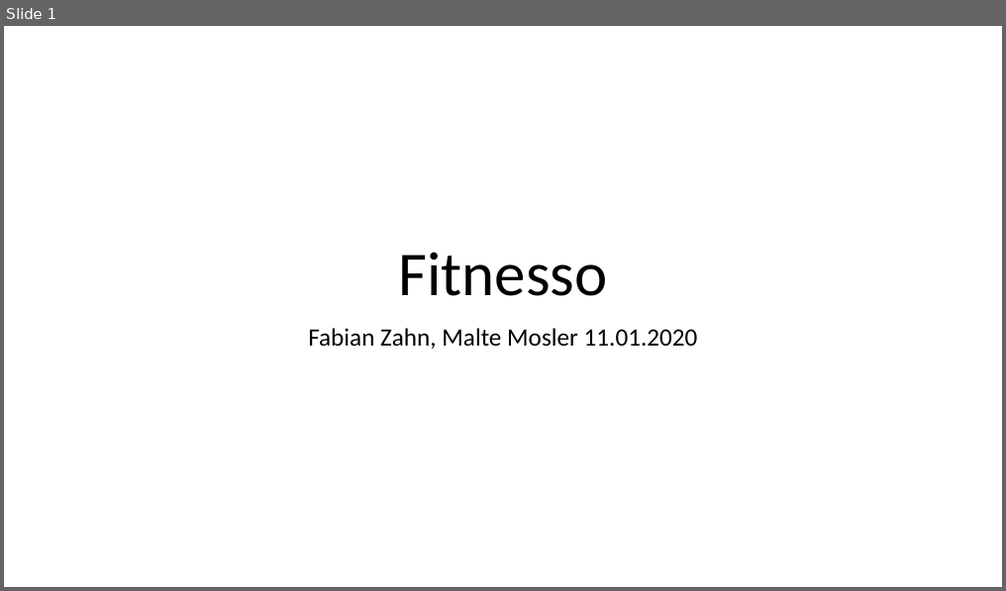
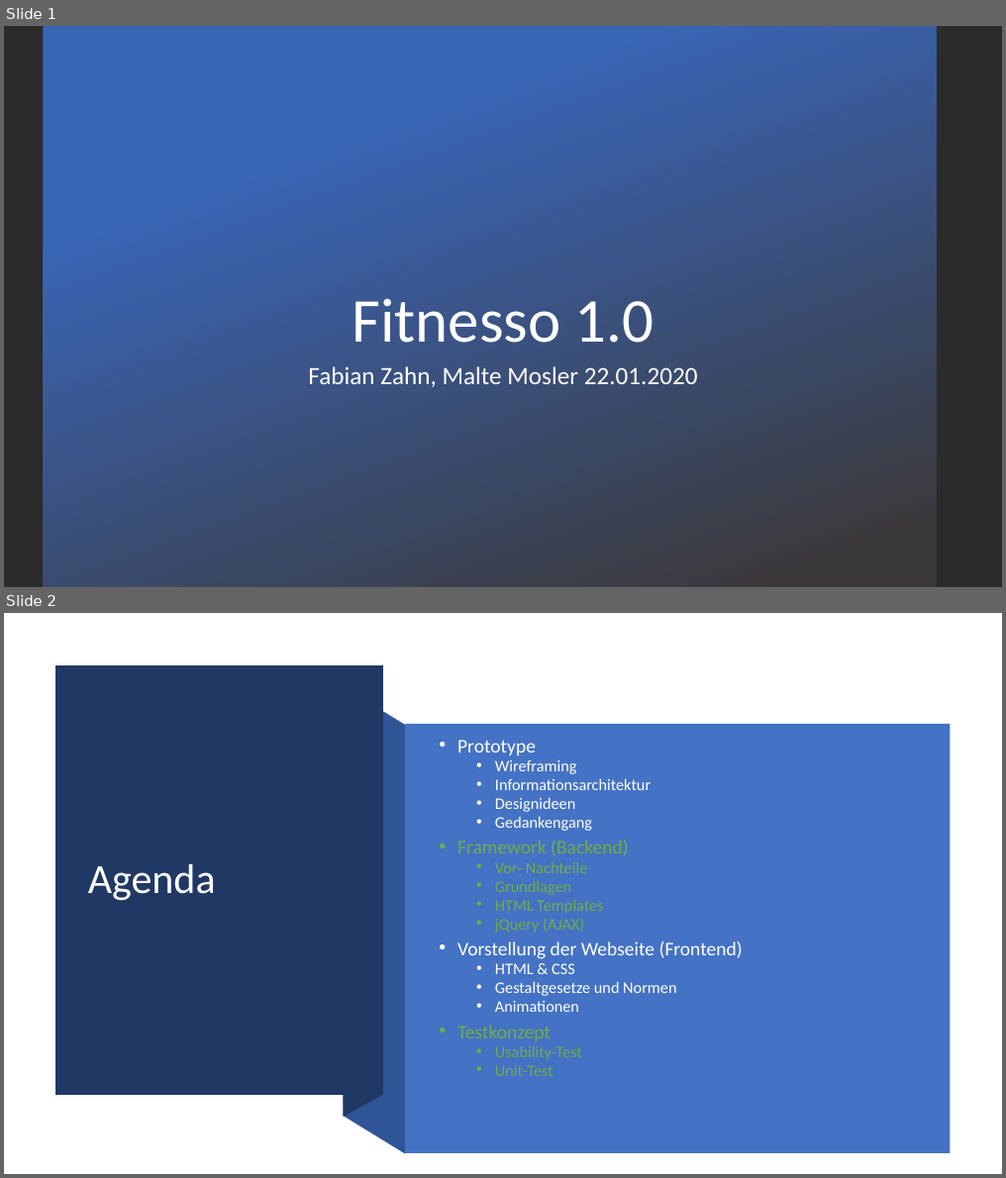
Before and after one commit to maltemosler/Fitnesso, a slide deck: Kommentare/PPP/PPP-Fitnesso.pptx. Shown one above the other, each under a label of ours: slide 1 before the commit, slides 1 and 2 after it. The pictures are 1006x591 and 1006x1178 pixels, drawn with LibreOffice and Linux fonts; fonts in the diff are those of the drawing; background and template pictures are left out; a plain dark background stands for a picture behind light text. Boxes give left, top, right and bottom in pixels: in the first picture for what was removed or moved away, otherwise in the second. Text is boxed around its words. In the diff, an @@ line names an element or a change of style, - is before the commit and + after.

```diff
--- a/Kommentare/PPP/PPP-Fitnesso.pptx
+++ b/Kommentare/PPP/PPP-Fitnesso.pptx
@@ slide 2 added at bbox=[4, 613, 1002, 1174], background #FFFFFF @@
@@ freeform shape added at bbox=[55, 665, 383, 1096], fill #203864 @@
@@ freeform shape added at bbox=[344, 664, 383, 1117], fill #203864 @@
@@ freeform shape added at bbox=[344, 687, 405, 1155], fill #2F5597 @@
@@ rectangle added at bbox=[405, 724, 950, 1154], fill #4472C4 @@
@@ text added at bbox=[457, 740, 743, 1076], 15.5 pt, text #FEFFFF @@
+• Prototype
+  • Wireframing
+  • Informationsarchitektur
+  • Designideen
+  • Gedankengang
+• Framework (Backend)
+  • Vor- Nachteile
+  • Grundlagen
+  • HTML Templates
+  • jQuery (AJAX)
+• Vorstellung der Webseite (Frontend)
+  • HTML & CSS
+  • Gestaltgesetze und Normen
+  • Animationen
+• Testkonzept
+  • Usability-Test
+  • Unit-Test
@@ title added at bbox=[88, 864, 216, 901], 40 pt, text #FFFFFF @@
+Agenda
@@ slide 1 changed as well @@
@@ background #FFFFFF to picture (left out) @@
@@ rectangle added at bbox=[43, 26, 936, 587], fill gradient #3965B5 to #3B3838 @@
@@ title at bbox=[351, 298, 654, 343]: text changed; text colour #000000 to #FFFFFF @@
-Fitnesso
+Fitnesso 1.0
@@ subtitle at bbox=[308, 367, 698, 387]: text changed; text colour #000000 to #FFFFFF @@
-Fabian Zahn, Malte Mosler 11.01.2020
+Fabian Zahn, Malte Mosler 22.01.2020
```
Also in this commit, not shown: 11 other slides added, 14 other files.
